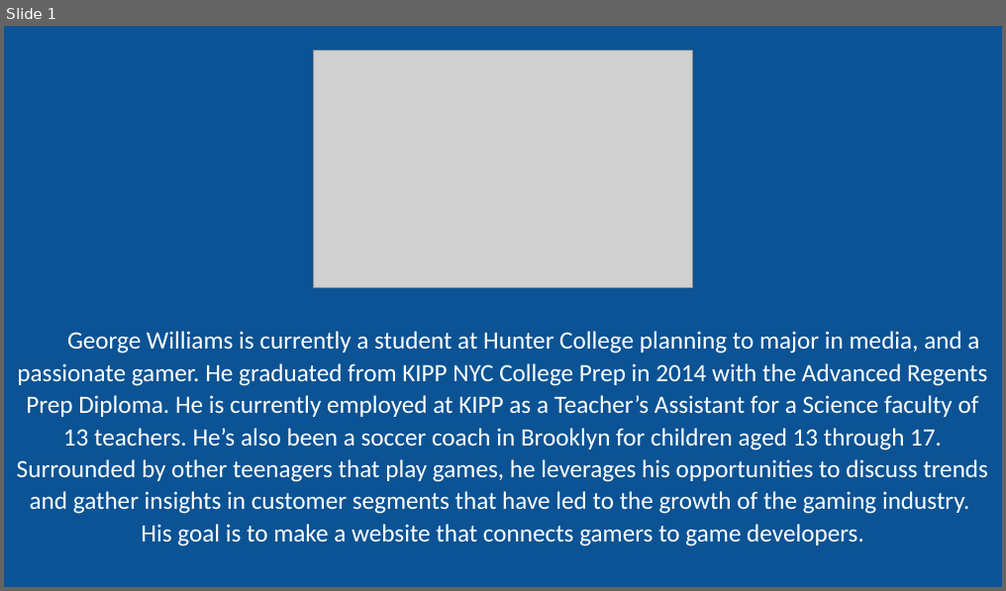
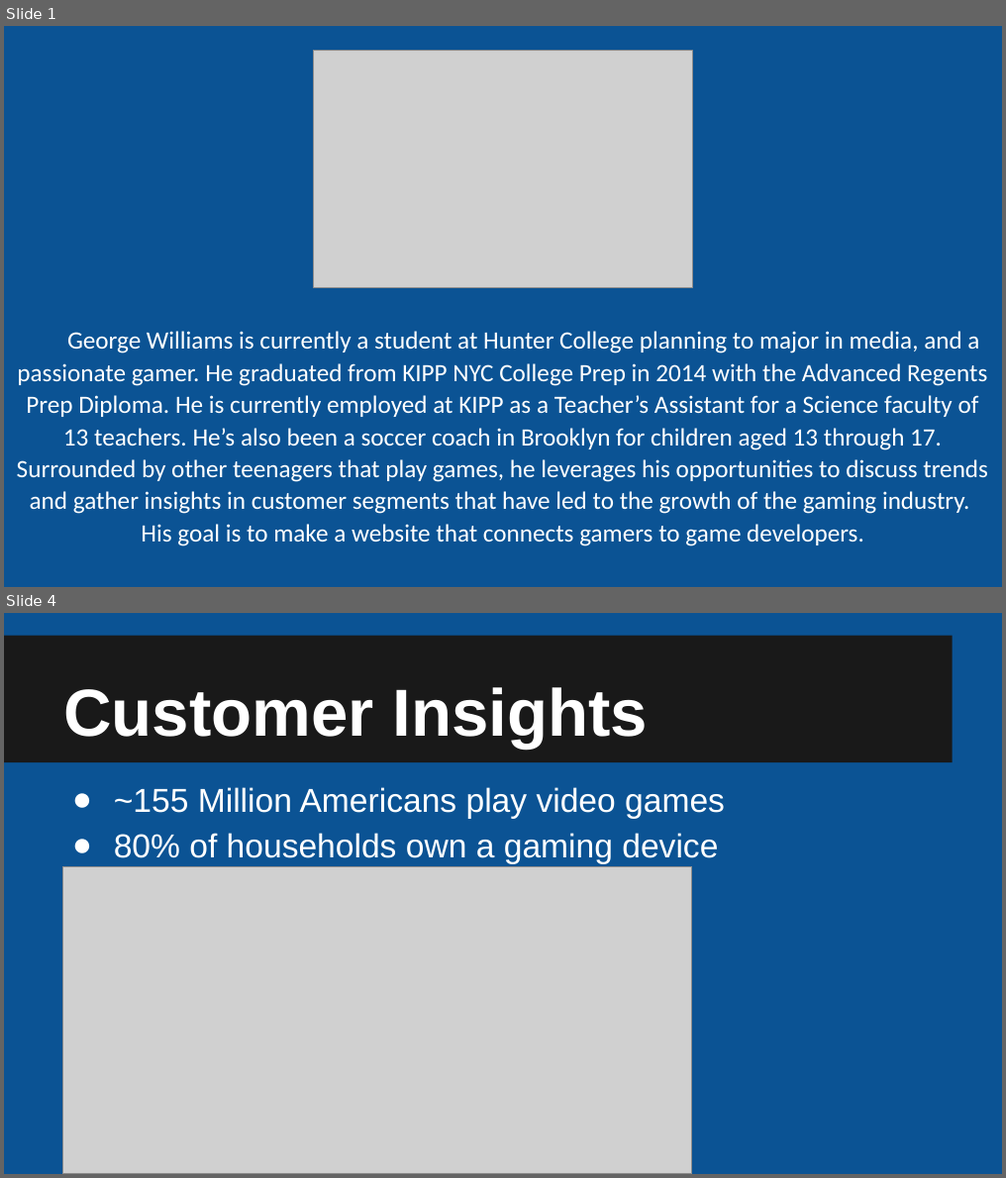
Before and after one commit to George-Williams/DisruptHarlem03, a slide deck: individual_project-game_up_website/Copy of Pitch Template.pptx. Shown one above the other, each under a label of ours: slide 1 before the commit, slides 1 and 4 after it; the slides between them are not shown. The pictures are 1006x591 and 1006x1178 pixels, drawn with LibreOffice and Linux fonts; fonts in the diff are those of the drawing; grey boxes stand for pictures. Boxes give left, top, right and bottom in pixels: in the first picture for what was removed or moved away, otherwise in the second. Text is boxed around its words. In the diff, an @@ line names an element or a change of style, - is before the commit and + after.

```diff
--- a/individual_project-game_up_website/Copy of Pitch Template.pptx
+++ b/individual_project-game_up_website/Copy of Pitch Template.pptx
@@ slide 4 added at (4,613,1002,1174), background #0B5394 @@
@@ rectangle added at (4,636,952,762), fill #191919 @@
@@ title added at (63,687,648,749), 48 pt, text #FFFFFF, bold @@
+Customer Insights
@@ text added at (114,787,725,864), 24 pt, text #FFFFFF @@
+● ~155 Million Americans play video games
+● 80% of households own a gaming device
@@ picture added at (62,866,693,1173) @@
```
Also in this commit, not shown: 5 slides changed, 1 other slide added, 4 slides removed, 1 other file.
